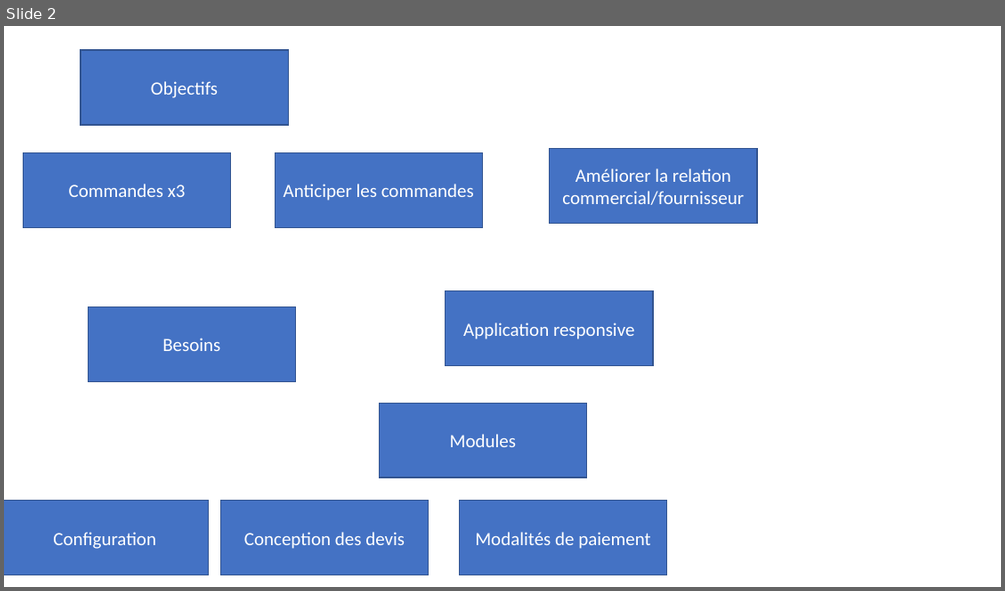
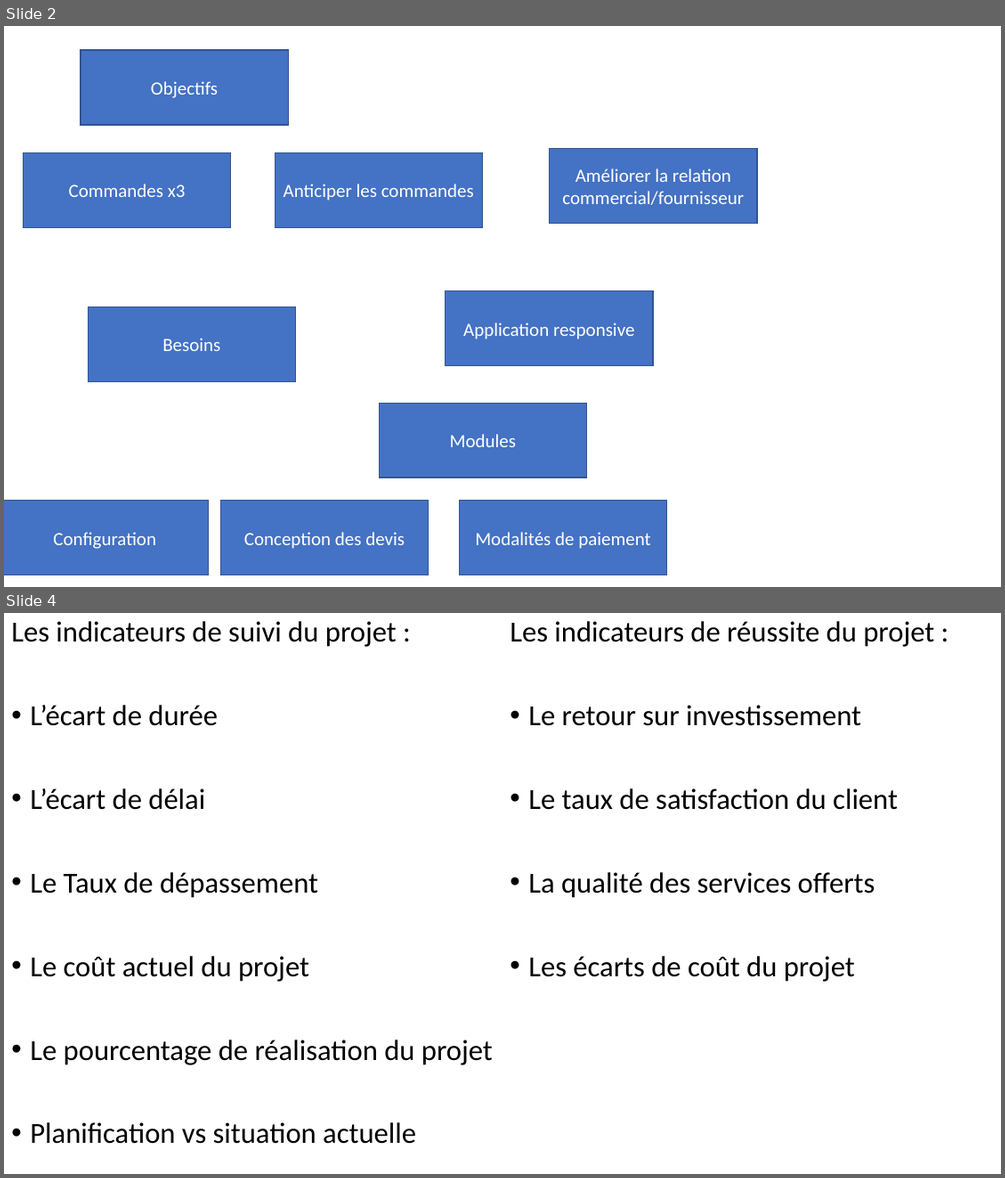
Before and after one commit to Sag64/PFR, a slide deck: Livrable1/Livrable 1.pptx. Shown one above the other, each under a label of ours: slide 2 before the commit, slides 2 and 4 after it; the slides between them are not shown. The pictures are 1005x591 and 1005x1178 pixels, drawn with LibreOffice and Linux fonts; fonts in the diff are those of the drawing. Boxes give left, top, right and bottom in pixels: in the first picture for what was removed or moved away, otherwise in the second. Text is boxed around its words. In the diff, an @@ line names an element or a change of style, - is before the commit and + after.

```diff
--- a/Livrable1/Livrable 1.pptx
+++ b/Livrable1/Livrable 1.pptx
@@ slide 4 added at [4,613,1001,1174], background #FFFFFF @@
@@ text added at [11,621,493,1143], 28 pt, text #000000 @@
+Les indicateurs de suivi du projet :
+• L’écart de durée
+• L’écart de délai
+• Le Taux de dépassement
+• Le coût actuel du projet
+• Le pourcentage de réalisation du projet
+• Planification vs situation actuelle
@@ text added at [510,621,934,981], 28 pt, text #000000 @@
+Les indicateurs de réussite du projet :
+• Le retour sur investissement
+• Le taux de satisfaction du client
+• La qualité des services offerts
+• Les écarts de coût du projet
```
Also in this commit, not shown: 1 other slide added.
